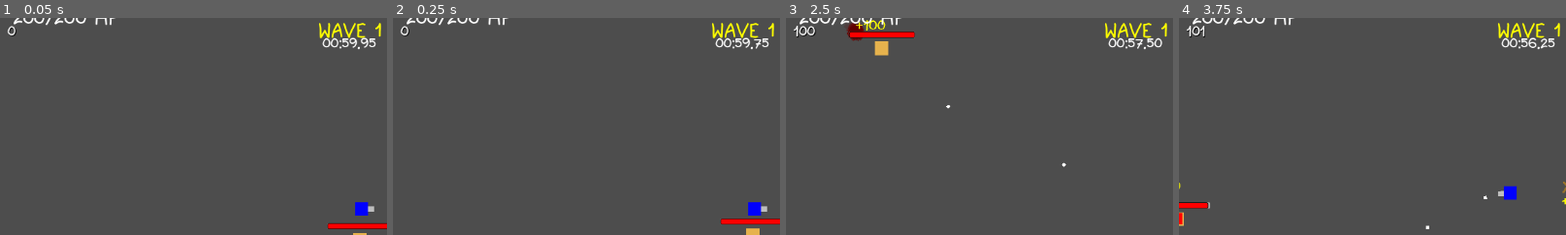
Above: before the commit, frames 1-4 (left to right).
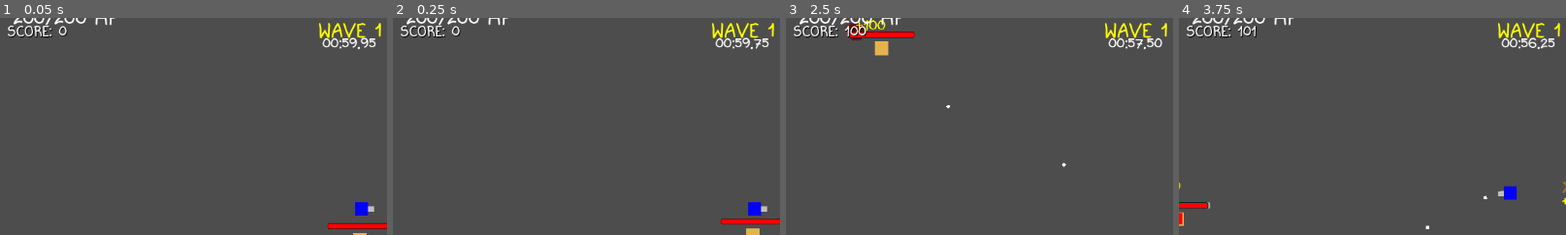
Above: after the commit, the same moments.

Repository: AtulkrishnanMU/roadblood
Game: Godot game, scene res://scenes/levels/level_template.tscn
Same seed, same stepped clock (60 frames per second), same inputs: the game is played once before the commit and once after it. Sound files missing from this copy of the repository are replaced by a short silence.
Inputs:
- Up to frame 1 (0.05 s): no input
- Up to frame 2 (0.25 s): no input
- Up to frame 3 (2.5 s): tap Enter at 0.5 s; hold Right (ui_right) 0.53-1.28 s; hold Down (ui_down) 1.28-2.03 s; hold Right (ui_right) from 2.03 s (still down)
- Up to frame 4 (3.75 s): release Right (ui_right) at 2.78 s; hold Up (ui_up) 2.78-3.53 s; hold Left (ui_left) from 3.53 s (still down)
The pictures show only the part of the screen within x 3-53%, y 6-56%; the shares and areas given below are measured in that part.

The runs differ from the first frame. In frame 1, 0.4% of the frame differs, in the area x 2-18%, y 3-9%; in frame 2, 0.4%; in frame 3, 0.6%, in the area x 2-22%, y 3-9%; in frame 4, 0.6%.

Commit message:
Added game over screen

Diff:
--- a/scenes/characters/player/player.gd
+++ b/scenes/characters/player/player.gd
@@ -55,6 +55,7 @@
 
 # Combo system variables
 var combo_streak: int = 0
+var best_combo_streak: int = 0
 var combo_active: bool = false
 var combo_timer: Timer = null
 var current_combo_popup: Node2D = null  # Track persistent combo popup
@@ -233,6 +234,10 @@
 	combo_streak += 1
 	combo_active = true
 
+	# Track best combo streak
+	if combo_streak > best_combo_streak:
+		best_combo_streak = combo_streak
+
 	# Refresh combo timer
 	if combo_timer:
 		combo_timer.stop()
@@ -241,7 +246,11 @@
 	# Update persistent combo popup
 	_create_or_update_combo_popup()
 
+	# Emit signal for UI updates
 	emit_signal("combo_streak_changed", combo_streak)
+
+func get_best_combo_streak() -> int:
+	return best_combo_streak
 
 func reset_combo_streak():
 	combo_streak = 0
--- a/scenes/ui/ui.gd
+++ b/scenes/ui/ui.gd
@@ -19,6 +19,15 @@
 var score_label: Label
 var total_kills: int = 0
 var total_score: int = 0
+var best_combo_streak: int = 0
+
+# Game over screen variables
+var game_over_panel: Panel
+var game_over_title: Label
+var game_over_score: Label
+var game_over_kills: Label
+var game_over_combo: Label
+var game_over_restart_button: Button
 
 # Wave system UI elements
 var wave_label: Label
@@ -38,6 +47,9 @@
 
 	# Setup UI event manager connections
 	ui_event_manager.setup(self)
+
+	# Create game over screen
+	_create_game_over_screen()
 
 	# Find the health bar and labels
 	var health_bar = get_node_or_null("HealthBar")
@@ -202,9 +214,159 @@
 func update_score(score: int):
 	total_score = score
 	if score_label:
-		score_label.text = str(total_score)
+		score_label.text = "SCORE: " + str(total_score)
 
 func add_to_score(points: int):
 	total_score += points
 	if score_label:
-		score_label.text = str(total_score)
+		score_label.text = "SCORE: " + str(total_score)
+
+func _create_game_over_screen():
+	# Create game over panel
+	game_over_panel = Panel.new()
+	game_over_panel.name = "GameOverPanel"
+	game_over_panel.set_anchors_and_offsets_preset(Control.PRESET_FULL_RECT)
+	game_over_panel.visible = false
+	add_child(game_over_panel)
+
+	# Style the panel
+	var panel_style = StyleBoxFlat.new()
+	panel_style.bg_color = Color(0.0, 0.0, 0.0, 0.9)  # Dark semi-transparent background
+	panel_style.border_width_left = 4
+	panel_style.border_width_right = 4
+	panel_style.border_width_top = 4
+	panel_style.border_width_bottom = 4
+	panel_style.border_color = Color.RED
+	panel_style.corner_radius_top_left = 20
+	panel_style.corner_radius_top_right = 20
+	panel_style.corner_radius_bottom_left = 20
+	panel_style.corner_radius_bottom_right = 20
+	game_over_panel.add_theme_stylebox_override("panel", panel_style)
+
+	# Create main container
+	var main_container = VBoxContainer.new()
+	main_container.name = "MainContainer"
+	main_container.set_anchors_and_offsets_preset(Control.PRESET_FULL_RECT)
+	main_container.add_theme_constant_override("separation", 30)
+	game_over_panel.add_child(main_container)
+
+	# Add spacer at top
+	var top_spacer = Control.new()
+	top_spacer.custom_minimum_size.y = 100
+	main_container.add_child(top_spacer)
+
+	# Game Over Title
+	game_over_title = Label.new()
+	game_over_title.text = "GAME OVER"
+	game_over_title.add_theme_font_size_override("font_size", 64)
+	game_over_title.add_theme_color_override("font_color", Color.RED)
+	game_over_title.horizontal_alignment = HORIZONTAL_ALIGNMENT_CENTER
+	FontConfig.apply_ui_font(game_over_title)
+	main_container.add_child(game_over_title)
+
+	# Score Label
+	game_over_score = Label.new()
+	game_over_score.add_theme_font_size_override("font_size", 32)
+	game_over_score.add_theme_color_override("font_color", Color.YELLOW)
+	game_over_score.horizontal_alignment = HORIZONTAL_ALIGNMENT_CENTER
+	FontConfig.apply_ui_font(game_over_score)
+	main_container.add_child(game_over_score)
+
+	# Kills Label
+	game_over_kills = Label.new()
+	game_over_kills.add_theme_font_size_override("font_size", 32)
+	game_over_kills.add_theme_color_override("font_color", Color.WHITE)
+	game_over_kills.horizontal_alignment = HORIZONTAL_ALIGNMENT_CENTER
+	FontConfig.apply_ui_font(game_over_kills)
+	main_container.add_child(game_over_kills)
+
+	# Combo Label
+	game_over_combo = Label.new()
+	game_over_combo.add_theme_font_size_override("font_size", 32)
+	game_over_combo.add_theme_color_override("font_color", Color.CYAN)
+	game_over_combo.horizontal_alignment = HORIZONTAL_ALIGNMENT_CENTER
+	FontConfig.apply_ui_font(game_over_combo)
+	main_container.add_child(game_over_combo)
+
+	# Restart Button
+	game_over_restart_button = Button.new()
+	game_over_restart_button.text = "RESTART"
+	game_over_restart_button.custom_minimum_size = Vector2(200, 60)
+	game_over_restart_button.add_theme_font_size_override("font_size", 28)
+	game_over_restart_button.add_theme_color_override("font_color", Color.WHITE)
+
+	# Style the button
+	var button_style = StyleBoxFlat.new()
+	button_style.bg_color = Color(0.2, 0.2, 0.2, 0.8)
+	button_style.border_width_left = 2
+	button_style.border_width_right = 2
+	button_style.border_width_top = 2
+	button_style.border_width_bottom = 2
+	button_style.border_color = Color.WHITE
+	button_style.corner_radius_top_left = 10
+	button_style.corner_radius_top_right = 10
+	button_style.corner_radius_bottom_left = 10
+	button_style.corner_radius_bottom_right = 10
+	game_over_restart_button.add_theme_stylebox_override("normal", button_style)
+
+	var button_hover_style = StyleBoxFlat.new()
+	button_hover_style.bg_color = Color(0.4, 0.4, 0.4, 0.8)
+	button_hover_style.border_width_left = 2
+	button_hover_style.border_width_right = 2
+	button_hover_style.border_width_top = 2
+	button_hover_style.border_width_bottom = 2
+	button_hover_style.border_color = Color.YELLOW
+	button_hover_style.corner_radius_top_left = 10
+	button_hover_style.corner_radius_top_right = 10
+	button_hover_style.corner_radius_bottom_left = 10
+	button_hover_style.corner_radius_bottom_right = 10
+	game_over_restart_button.add_theme_stylebox_override("hover", button_hover_style)
+
+	game_over_restart_button.pressed.connect(_on_restart_pressed)
+	main_container.add_child(game_over_restart_button)
+
+func show_game_over_message(message: String):
+	print("show_game_over_message called with: ", message)
+
+	# Get final stats from player
+	var player = get_tree().get_first_node_in_group("player")
+	if player:
+		if player.has_method("get_best_combo_streak"):
+			best_combo_streak = player.get_best_combo_streak()
+		elif "combo_streak" in player:
+			best_combo_streak = player.combo_streak
+
+	# Update game over labels
+	if game_over_title:
+		game_over_title.text = message
+	if game_over_score:
+		game_over_score.text = "SCORE: " + str(total_score)
+	if game_over_kills:
+		game_over_kills.text = "KILLS: " + str(total_kills)
+	if game_over_combo:
+		game_over_combo.text = "BEST COMBO: " + str(best_combo_streak)
+
+	# Show the game over screen
+	if game_over_panel:
+		game_over_panel.visible = true
+		print("Game over panel made visible")
+
+		# Pause the game
+		get_tree().paused = true
+	else:
+		print("ERROR: game_over_panel is null!")
+
+func _on_restart_pressed():
+	# Hide game over screen
+	if game_over_panel:
+		game_over_panel.visible = false
+
+	# Unpause the game
+	get_tree().paused = false
+
+	# Restart the current scene
+	get_tree().reload_current_scene()
+
+func update_best_combo_streak(combo: int):
+	if combo > best_combo_streak:
+		best_combo_streak = combo
--- a/scenes/utility-scripts/utils/base_level.gd
+++ b/scenes/utility-scripts/utils/base_level.gd
@@ -461,6 +461,9 @@
 	print("GAME OVER!")
 	emit_signal("game_over")
 
+	# Directly call the game over message to ensure it shows
+	_show_game_over_message()
+
 # Virtual method to be overridden by child levels
 func create_level_config() -> Dictionary:
 	# Default configuration - should be overridden
